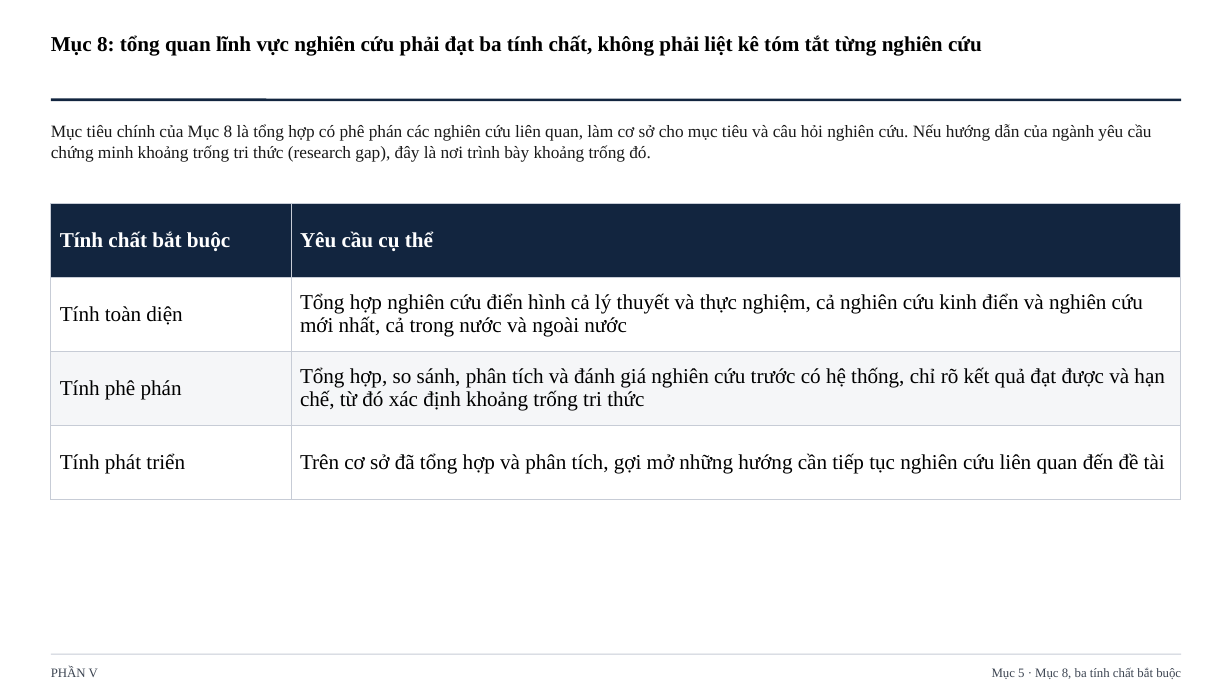
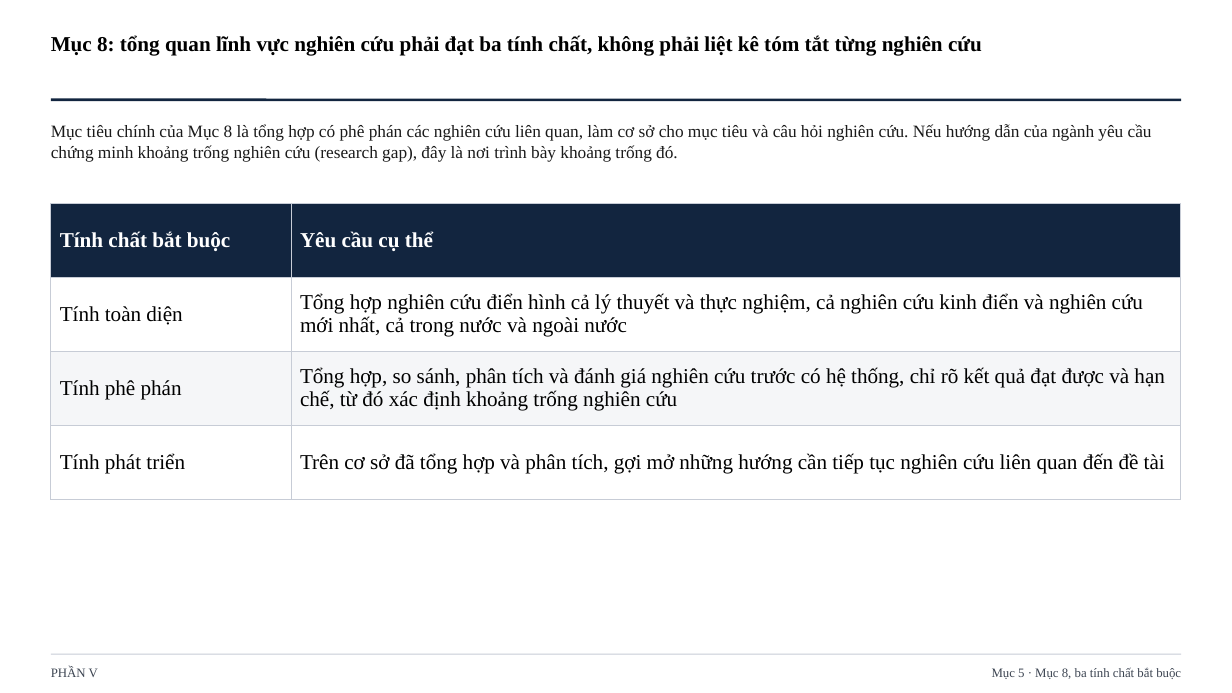
Before and after one commit to johnneinadlerr0353-bot/sachhuongdan, a slide deck: slide 39 of Core_Slide_1_HD1_da_dieu_chinh.pptx. Drawn at 1232x693 pixels with LibreOffice and Linux fonts; fonts in the diff are those of the drawing. Boxes give left, top, right and bottom in pixels: in the first picture for what was removed or moved away, otherwise in the second. Text is boxed around its words. In the diff, an @@ line names an element or a change of style, - is before the commit and + after.

```diff
--- a/Core_Slide_1_HD1_da_dieu_chinh.pptx
+++ b/Core_Slide_1_HD1_da_dieu_chinh.pptx
@@ text at box(51, 124, 1152, 162): text changed @@
-Mục tiêu chính của Mục 8 là tổng hợp có phê phán các nghiên cứu liên quan, làm cơ sở cho mục tiêu và câu hỏi nghiên cứu. Nếu hướng dẫn của ngành yêu cầu chứng minh khoảng trống tri thức (research gap), đây là nơi trình bày khoảng trống đó.
+Mục tiêu chính của Mục 8 là tổng hợp có phê phán các nghiên cứu liên quan, làm cơ sở cho mục tiêu và câu hỏi nghiên cứu. Nếu hướng dẫn của ngành yêu cầu chứng minh khoảng trống nghiên cứu (research gap), đây là nơi trình bày khoảng trống đó.
@@ table at box(51, 203, 1181, 499) @@
-row 3, column 2: Tổng hợp, so sánh, phân tích và đánh giá nghiên cứu trước có hệ thống, chỉ rõ kết quả đạt được và hạn chế, từ đó xác định khoảng trống tri thức
+row 3, column 2: Tổng hợp, so sánh, phân tích và đánh giá nghiên cứu trước có hệ thống, chỉ rõ kết quả đạt được và hạn chế, từ đó xác định khoảng trống nghiên cứu
```
Also in this commit, not shown: 7 other slides changed, 1 other file.
